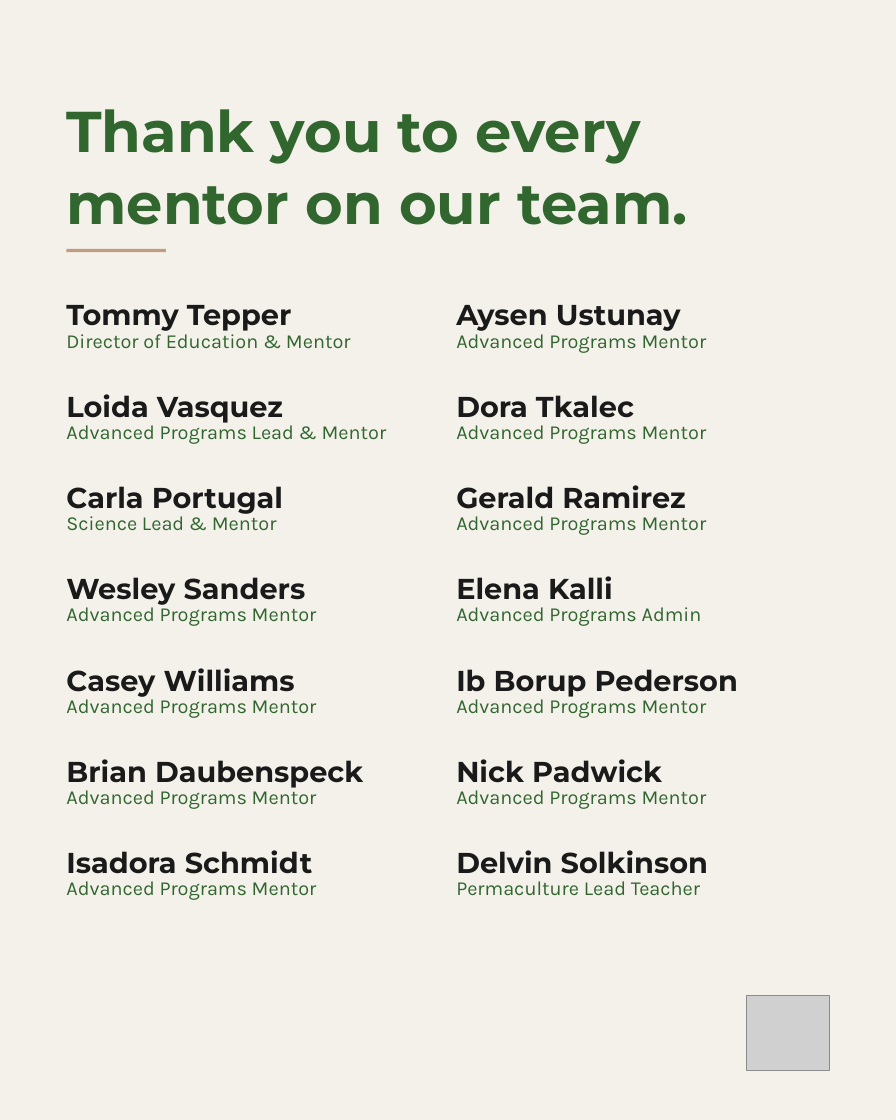
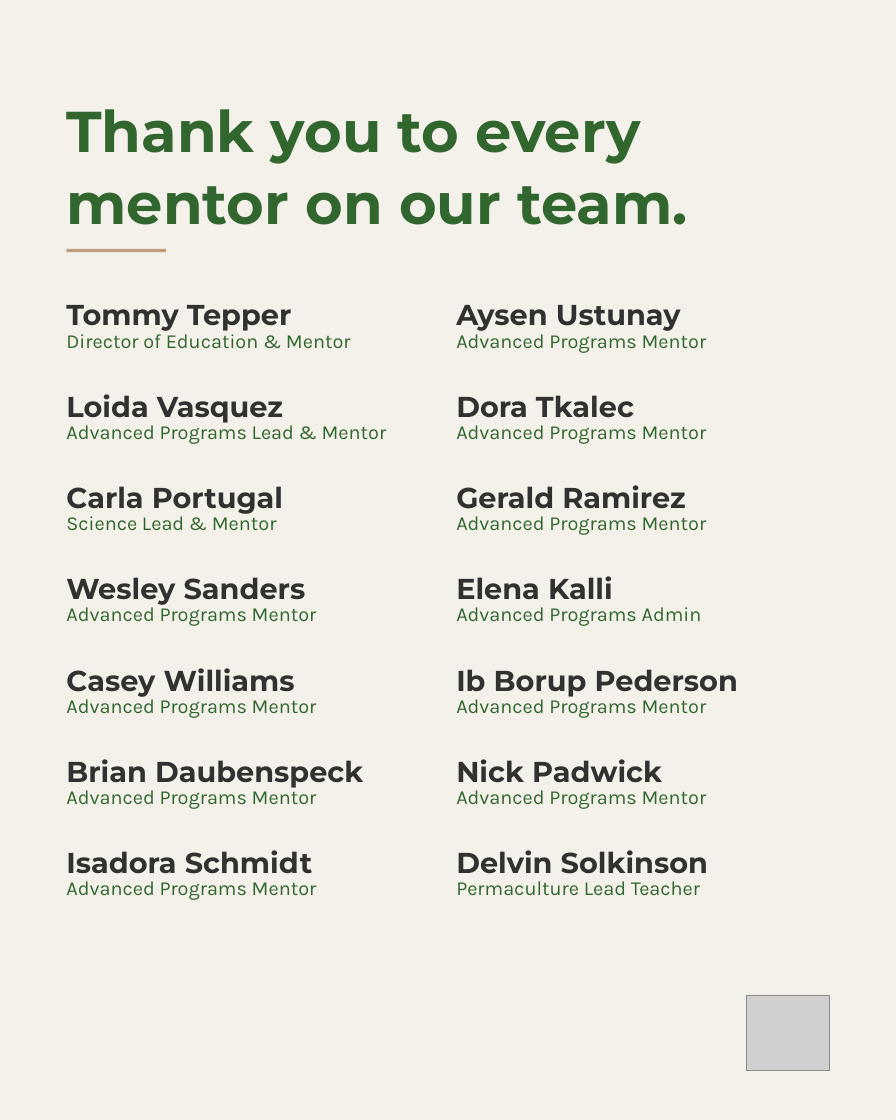
Before and after one commit to linneamoritznyc/SFW-SocialMedia, a slide deck: slide 2 of templates/posts/october/05-10-2026-mon-ig-teachers-day-option-3-wreath.pptx. Drawn at 896x1120 pixels with LibreOffice and Linux fonts; fonts in the diff are those of the drawing; grey boxes stand for pictures. Boxes give left, top, right and bottom in pixels: in the first picture for what was removed or moved away, otherwise in the second. Text is boxed around its words. In the diff, an @@ line names an element or a change of style, - is before the commit and + after.

```diff
--- a/templates/posts/october/05-10-2026-mon-ig-teachers-day-option-3-wreath.pptx
+++ b/templates/posts/october/05-10-2026-mon-ig-teachers-day-option-3-wreath.pptx
@@ text colour #1A1A1A to #333130 in 14 elements at <box>66,305,292,331</box>, <box>66,394,283,423</box>, <box>66,486,283,514</box>, <box>66,577,306,605</box>, <box>66,668,295,697</box>, <box>66,759,363,788</box>, <box>66,850,313,874</box>, <box>456,305,681,331</box>, <box>456,395,634,418</box>, <box>456,485,685,509</box>, <box>456,576,613,600</box>, <box>456,669,738,697</box>, <box>456,759,662,783</box>, <box>456,850,708,874</box> @@
```
Also in this commit, not shown: 20 other files.
